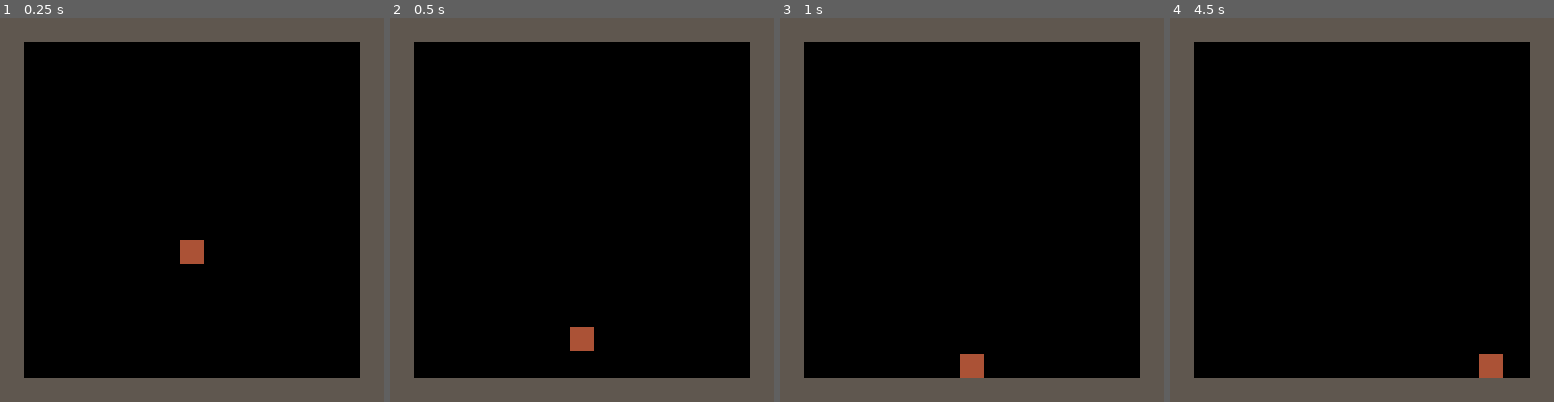
Above: before the commit, frames 1-4 (left to right).
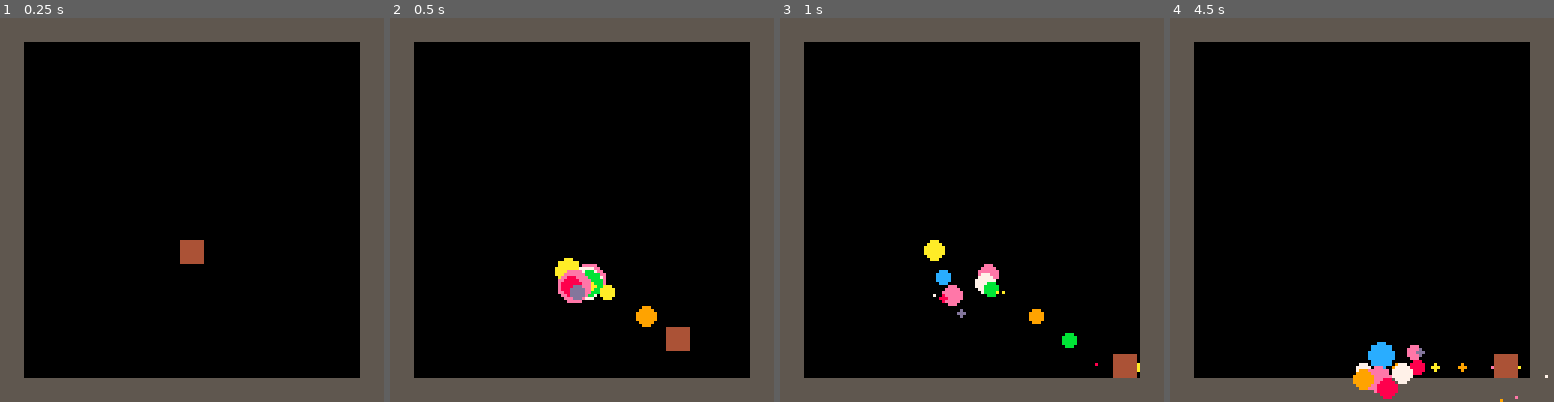
Above: after the commit, the same moments.

Repository: egordorichev/HighSpeedRabbit
Game: PICO-8 cartridge platformer.p8
Same seed, same stepped clock (60 frames per second), same inputs: the game is played once before the commit and once after it.
Inputs:
- Up to frame 1 (0.25 s): no input
- Up to frame 2 (0.5 s): tap X (X key) at 0.33 s
- Up to frame 3 (1 s): no input
- Up to frame 4 (4.5 s): tap X (X key) at 1.07, 1.85, 2.97, 4.08 s; hold Right 1.6-2.1 s; hold Up 2.15-2.42 s; hold Right 2.47-3.03 s; hold Left 3.08-3.58 s; hold Right from 4.02 s (still down)

Frame 1 is identical in both runs. In frame 2, 2.3% of the frame differs, in the area x 42-79%, y 62-87%; in frame 3, 2.1%; in frame 4, 2.1%.

Commit message:
Added dash/particles

Diff:
--- a/platformer.p8
+++ b/platformer.p8
@@ -62,6 +62,7 @@
 spd=0.7,
 grounded=false,
 walls={},
+dasht=0,
 regs={to_draw3,to_update}
 ]],{
   update=update_player,
@@ -70,15 +71,29 @@
 end
 
 function update_player(p)
+ p.dasht=max(0,p.dasht-1)
+ if p.dasht%2==1 then
+  new_particle(p.x+4,p.y+4,rnd(8)+7,0,0,rnd(2)+2)
+ end
+ -- movement
  if btn(0) then
   p.vx-=p.spd
+  p.flp=true
  end
  if btn(1) then
   p.vx+=p.spd
+  p.flp=false
  end
  if btn(2) and p.grounded then
   p.vy-=p.spd*13
  end
+ if btn(5) and p.dasht==0 then
+  p.vx+=(p.flp and -1 or 1)*15*p.spd
+  p.dasht=30
+  for i=0,9 do
+   new_particle(p.x+4,p.y+4,rnd(8)+7)
+  end
+ end
  update_physics(p)
 end
 
@@ -89,7 +104,7 @@
 -- physics
 
 function update_physics(c,moved)
- c.vx=mid(-6,6,c.vx*0.9)
+ c.vx=mid(-8,8,c.vx*0.9)
  c.vy=mid(-15,15,c.vy*0.9)
  local sx=c.x
  local xoffset=0
@@ -119,6 +134,34 @@
 			c.vy=0
 		end
 	end
+end
+
+-- paticles
+
+function new_particle(x,y,cl,vx,vy,r)
+ return def([[
+regs={to_draw2}
+]],{
+  draw=draw_particle,
+  x=x,
+  y=y,
+  vx=vx or (rnd(2)-1),
+  vy=vy or (rnd(2)-1),
+  r=r or (rnd(4)+2),
+  cl=cl or rnd(16)
+ })
+end
+
+function draw_particle(p)
+ p.x+=p.vx
+ p.y+=p.vy
+ p.vx*=0.95
+ p.vy*=0.95
+ p.r-=0.1
+ circfill(p.x,p.y,p.r,p.cl)
+ if p.r<=0 then
+  deregister(p)
+ end
 end
 
 -- animation
